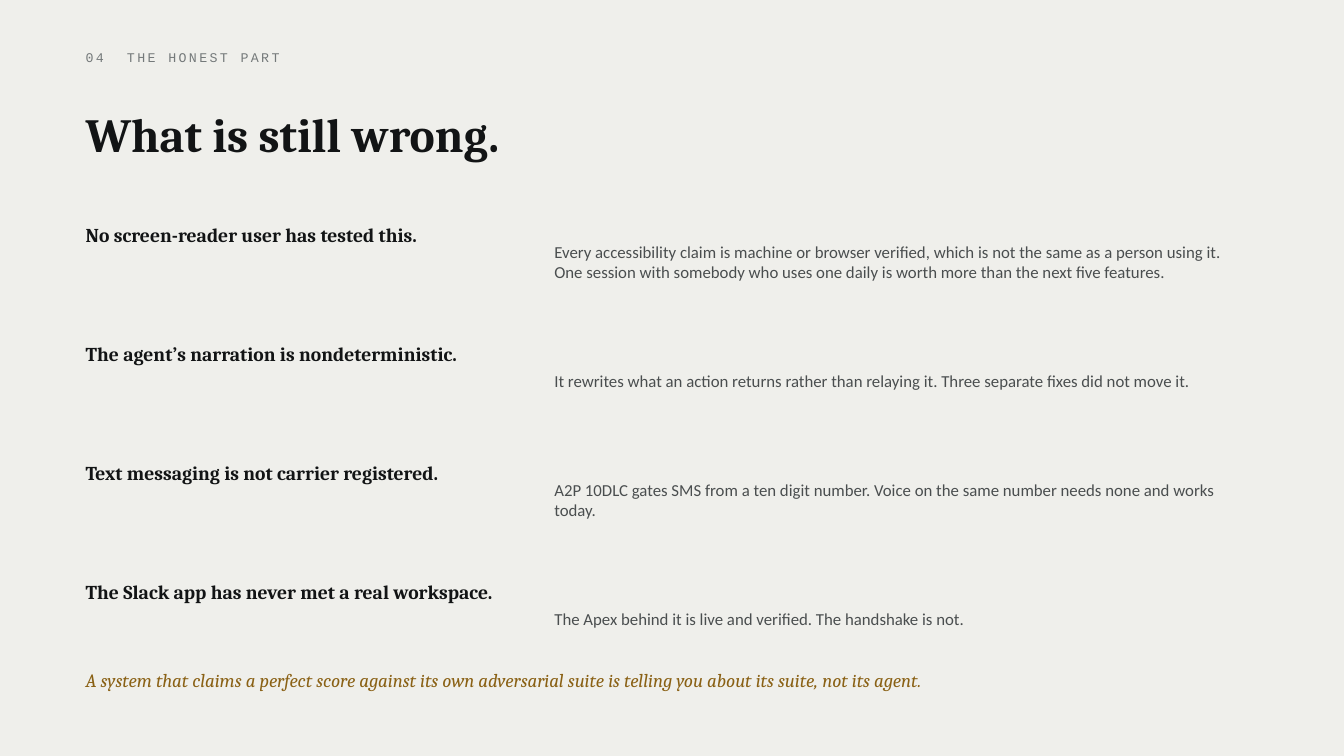
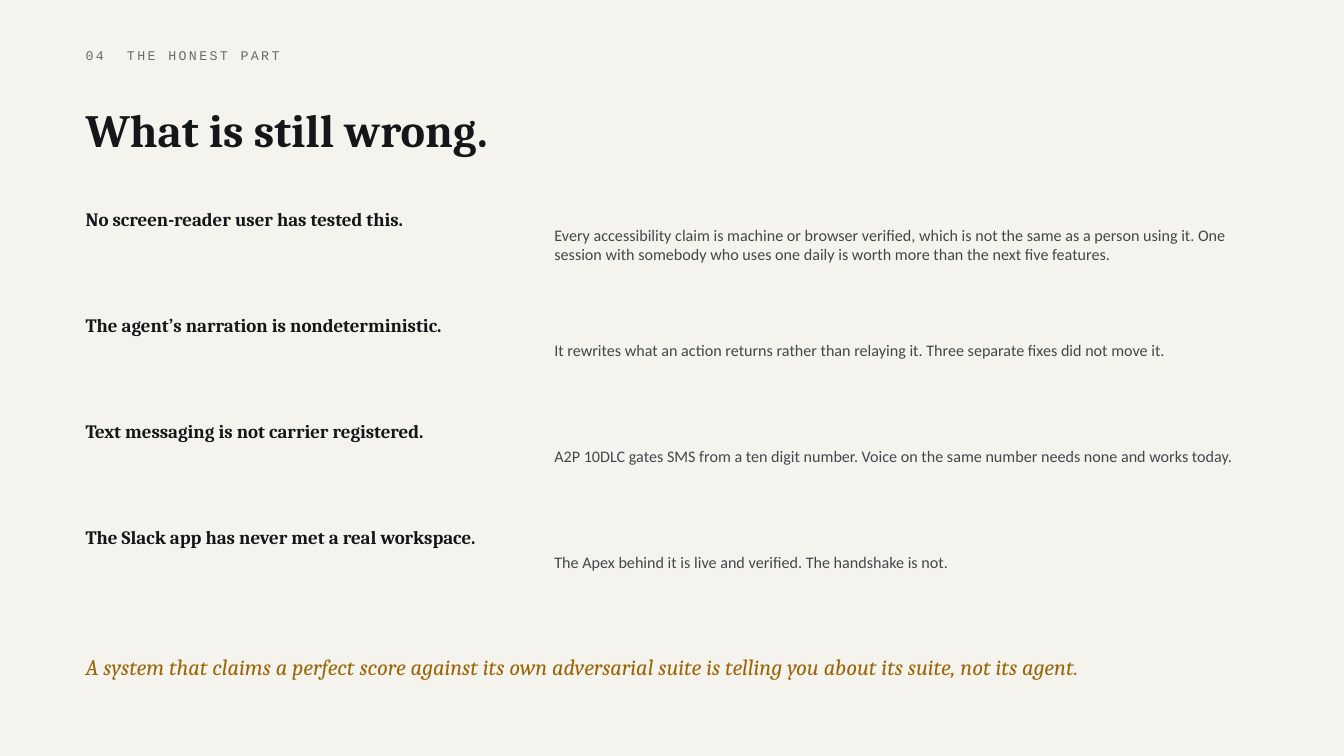
Before and after one commit to parthsevak2/curb-cut, a slide deck: slide 21 of submission/Curb-Cut.pptx (slide 18 before the commit). Drawn at 1344x756 pixels with LibreOffice and Linux fonts; fonts in the diff are those of the drawing. Boxes give left, top, right and bottom in pixels: in the first picture for what was removed or moved away, otherwise in the second. Text is boxed around its words. In the diff, an @@ line names an element or a change of style, - is before the commit and + after.

```diff
--- a/submission/Curb-Cut.pptx
+++ b/submission/Curb-Cut.pptx
@@ background #EFEFEB to #F5F3ED @@
@@ text "04 THE HONEST PART" at [86,51,280,60]: text colour #74797A to #656B71 @@
@@ text "What is still wrong." at [86,115,487,157]: size 34 to 33 pt, text colour #121415 to #14171A @@
@@ text "No screen-reader user has tested ...": place and size @@
-text "No screen-reader user has tested ..." at [86,228,417,242]
+text "No screen-reader user has tested ..." at [86,213,403,226]
@@ text "Every accessibility claim is machine ...": place and size @@
-text "Every accessibility claim is machine ..." at [554,246,1221,281]
+text "Every accessibility claim is machine ..." at [554,230,1225,263]
@@ text "The agent’s narration is nondeterministic.": place and size @@
-text "The agent’s narration is nondeterministic." at [86,347,457,366]
+text "The agent’s narration is nondeterministic." at [86,318,441,336]
@@ text "It rewrites what an action ...": place and size @@
-text "It rewrites what an action ..." at [554,375,1189,390]
+text "It rewrites what an action ..." at [554,345,1164,359]
@@ text "Text messaging is not carrier ...": place and size @@
-text "Text messaging is not carrier ..." at [86,466,438,484]
+text "Text messaging is not carrier ..." at [86,425,424,442]
@@ text "A2P 10DLC gates SMS from ...": place and size @@
-text "A2P 10DLC gates SMS from ..." at [554,484,1214,519]
+text "A2P 10DLC gates SMS from ..." at [554,451,1232,465]
@@ size 14 to 13.5 pt, text colour #121415 to #14171A in 4 elements at [86,213,403,226], [86,318,441,336], [86,425,424,442], [86,531,476,548] @@
@@ text "The Slack app has never ...": place and size @@
-text "The Slack app has never ..." at [86,585,492,603]
+text "The Slack app has never ..." at [86,531,476,548]
@@ size 12 to 11.5 pt, text colour #4A4E4F to #42474C in 4 elements at [554,230,1225,263], [554,345,1164,359], [554,451,1232,465], [554,557,947,571] @@
@@ text "The Apex behind it is ...": place and size @@
-text "The Apex behind it is ..." at [554,613,963,628]
+text "The Apex behind it is ..." at [554,557,947,571]
@@ text "A system that claims a ...": place and size @@
-text "A system that claims a ..." at [86,674,921,691]
+text "A system that claims a ..." at [86,659,1078,680]
@@ text "A system that claims a ..." at [86,659,1078,680]: size 13.5 to 16 pt, text colour #8A6115 to #9A6608 @@
```
Also in this commit, not shown: 18 other slides changed, 3 slides added, 1 other file.
